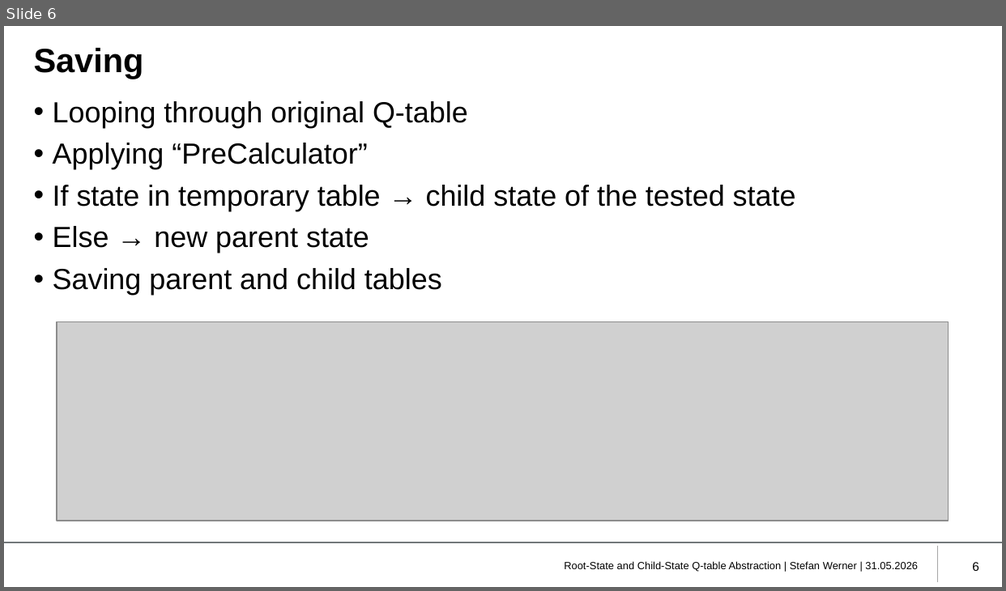
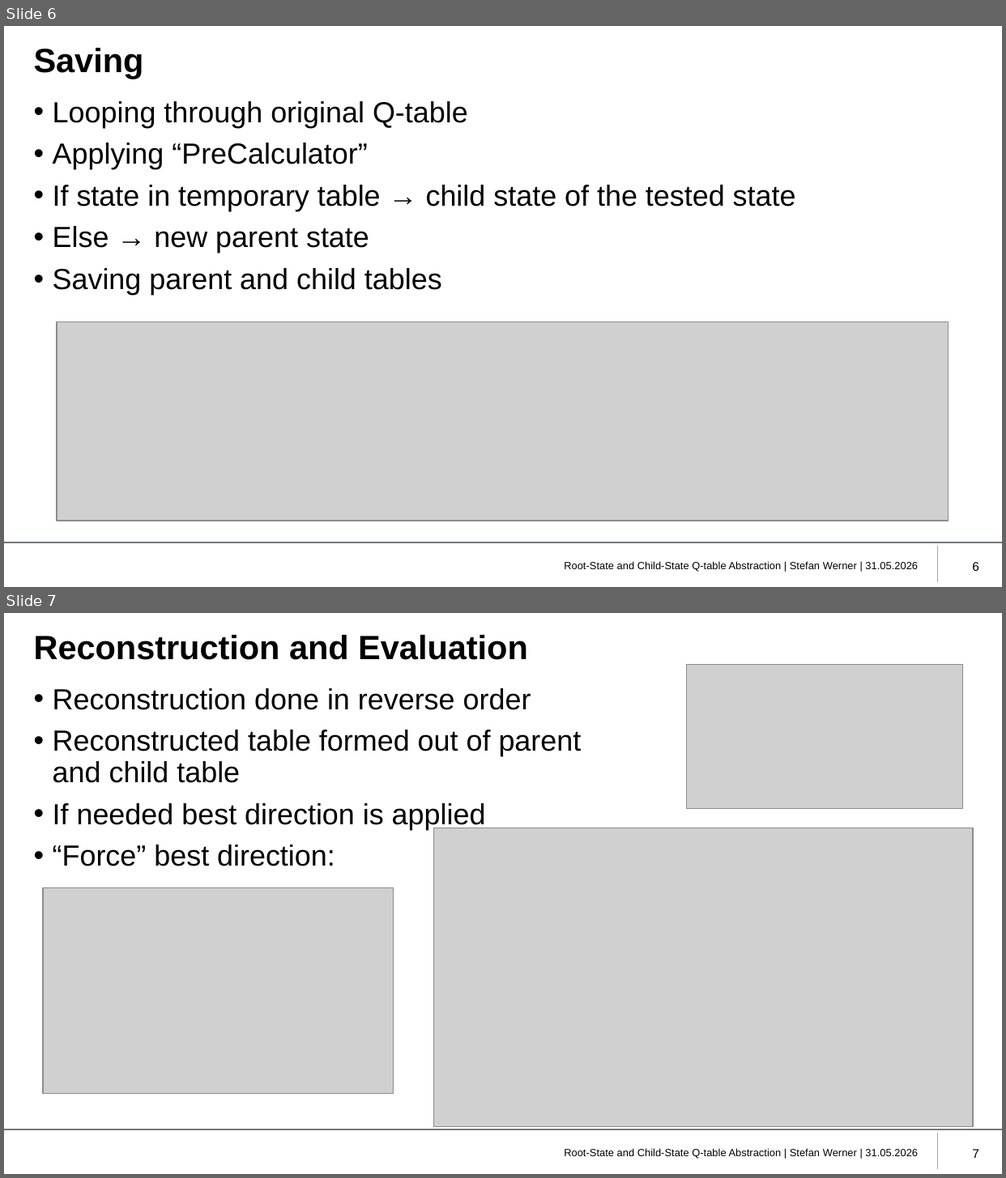
Before and after one commit to RxndyOG/BachelorsThesisStateAbstractionStefanWerner, a slide deck: Thesis/Development of a root-state and child-state abstraction algorithm.pptx. Shown one above the other, each under a label of ours: slide 6 before the commit, slides 6 and 7 after it. The pictures are 1006x591 and 1006x1178 pixels, drawn with LibreOffice and Linux fonts; fonts in the diff are those of the drawing; grey boxes stand for pictures; background and template pictures are left out. Boxes give left, top, right and bottom in pixels: in the first picture for what was removed or moved away, otherwise in the second. Text is boxed around its words. In the diff, an @@ line names an element or a change of style, - is before the commit and + after.

```diff
--- a/Thesis/Development of a root-state and child-state abstraction algorithm.pptx
+++ b/Thesis/Development of a root-state and child-state abstraction algorithm.pptx
@@ slide 7 added at (x1=4, y1=613, x2=1002, y2=1174), background #FFFFFF; not listed: 2 template elements that a slide beside it also shows @@
@@ title added at (x1=34, y1=635, x2=528, y2=660), 24.3 pt, text #000000, bold @@
+Reconstruction and Evaluation
@@ picture added at (x1=687, y1=664, x2=963, y2=808) @@
@@ text added at (x1=53, y1=688, x2=582, y2=867), 21 pt, text #000000 @@
+• Reconstruction done in reverse order
+• Reconstructed table formed out of parent
+  and child table
+• If needed best direction is applied
+• “Force” best direction:
@@ picture added at (x1=434, y1=828, x2=973, y2=1127) @@
@@ picture added at (x1=43, y1=888, x2=393, y2=1094) @@
@@ text added at (x1=564, y1=1148, x2=918, y2=1159), 7.5 pt, text #000000 @@
+Root-State and Child-State Q-table Abstraction | Stefan Werner | 31.05.2026
@@ page number added at (x1=972, y1=1149, x2=979, y2=1158), 9 pt, text #000000 @@
+7
```
Also in this commit, not shown: 8 slides changed, 6 other files.
